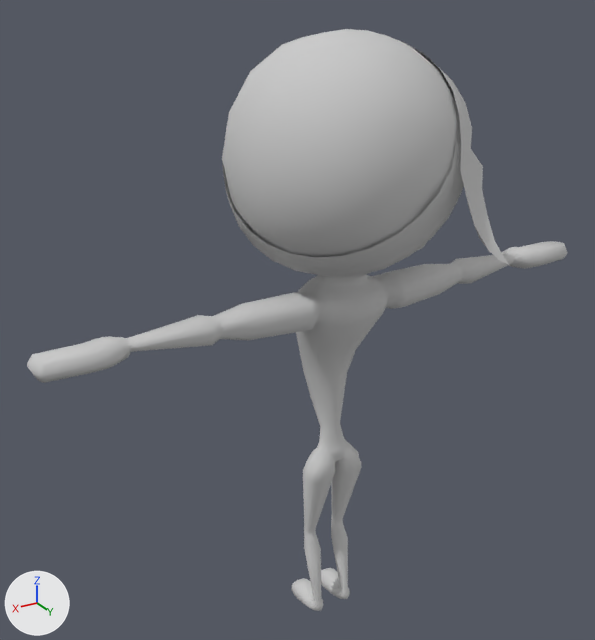
An edit to the FBX model Assets/Alexis_/Props/Mummy/Mummy_1.FBX, drawn before and after from the same camera.
Both versions are drawn from a 50 mm lens placed at (3.68, 0.89, 2.75), pointed at (2.13, -1.7, 1.46). Every picture has the same lights, and +X, +Y and +Z are marked at lower left. Vertices at the same position are counted once.

The older version as bpy lines, for what is in view:
```python
me_mesh = bpy.data.meshes.new('Mesh')
me_mesh.from_pydata(...)  # 1215 vertices, 1174 faces; spans x -1.21..1.21, y -0.44..0.65, z -1.27..1.29
me_mesh.materials.append(mat_08___default)  # light grey #cacaca
ob_mummy = bpy.data.objects.new('Mummy', me_mesh)
ob_mummy.location = (1.98, -1.622, 1.263)
```
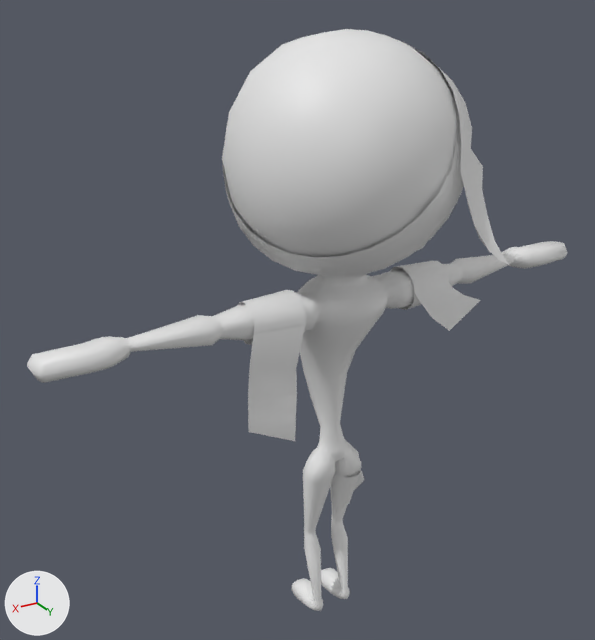
The newer file is also turned or shifted as a whole; pictures and numbers use the older file's frame.

Diff of the bpy script that builds the scene:
```diff
--- a/Assets/Alexis_/Props/Mummy/Mummy_1.FBX.py
+++ b/Assets/Alexis_/Props/Mummy/Mummy_1.FBX.py
@@ me_mesh @@
 # used by ob_mummy; location = (1.98, -1.622, 1.263)
-me_mesh.from_pydata(...)  # 1215 vertices, 1174 faces; spans x -1.21..1.21, y -0.44..0.65, z -1.27..1.29
+me_mesh.from_pydata(...)  # 1315 vertices, 1221 faces; spans x -1.21..1.21, y -0.44..0.65, z -1.27..1.29
+# me_mesh part 1: a new loose piece of 34 vertices spanning x 0.24..0.49, y -0.05..0.17, z -0.18..0.38
+# me_mesh part 2: a new loose piece of 34 vertices spanning x -0.51..-0.26, y -0.05..0.28, z 0.18..0.38
+# me_mesh part 3: a new loose piece of 32 vertices spanning x -0.21..0.0, y -0.13..0.03, z -0.77..-0.53
+# me_mesh part 4: 1174 faces spanning x -1.21..1.21, y -0.44..0.65, z -1.27..1.29 switch from mat_08___default (light grey #cacaca) to no material
```

What differs and where, as boxes (x1, y1, x2, y2) in the pictures (595 x 640 px):
part 1 of me_mesh, added
    after: (237, 290, 307, 441)
part 2 of me_mesh, added
    after: (389, 261, 481, 331)
part 3 of me_mesh, added
    after: (330, 470, 364, 507)
part 4 of me_mesh, recoloured
    both: (27, 29, 568, 611)
